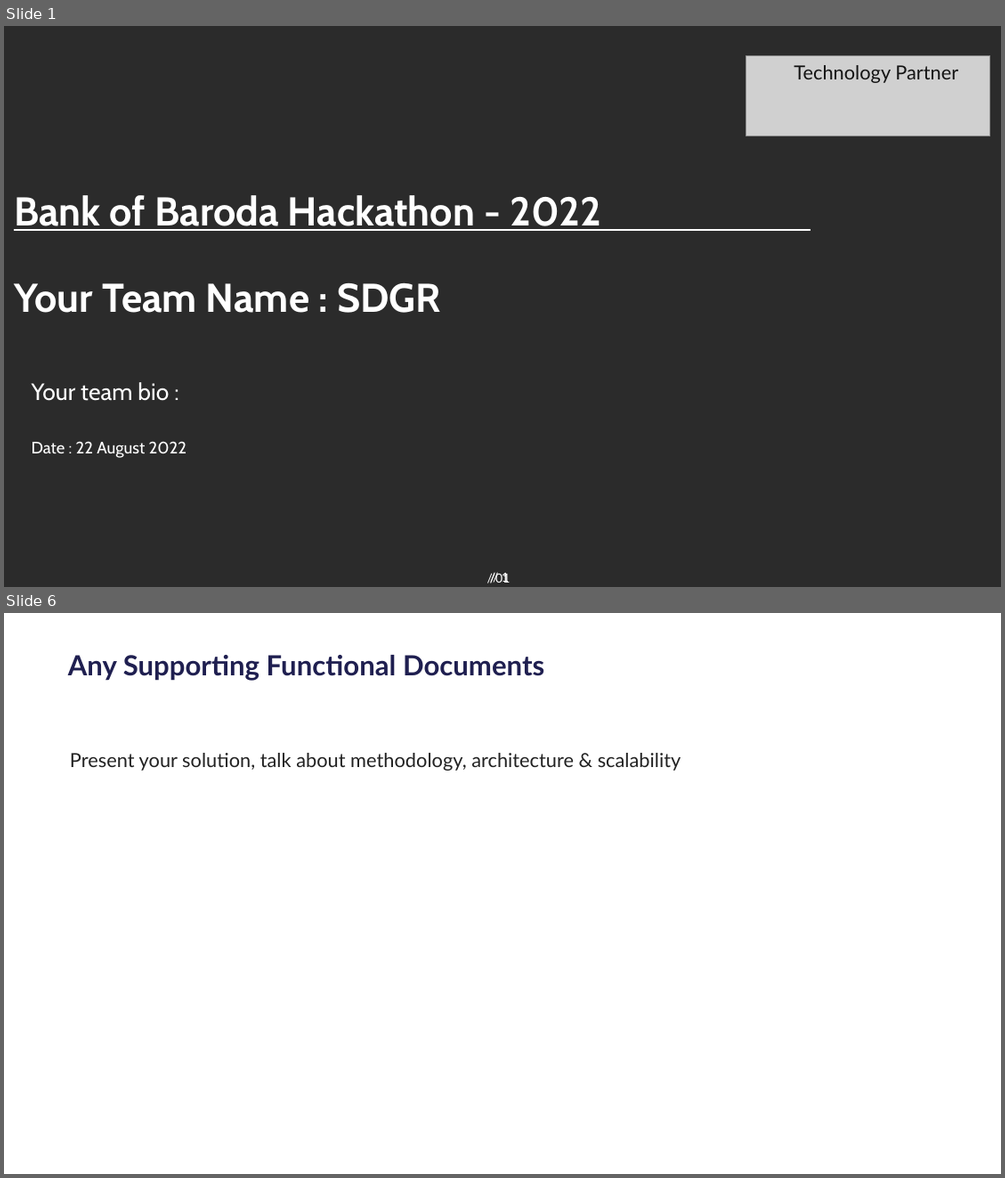
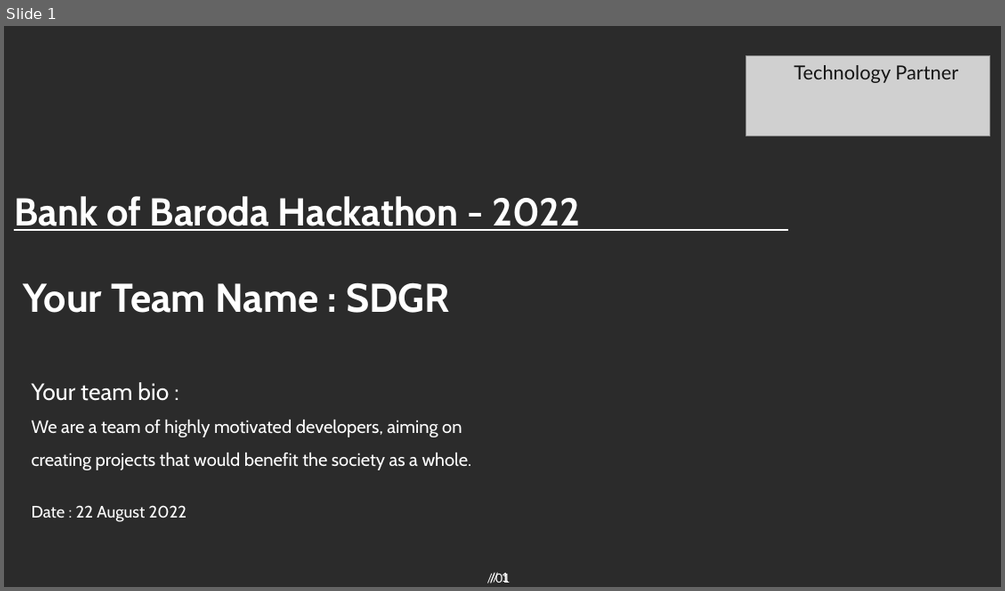
Before and after one commit to dikshabhambri/paycheck, a slide deck: idea/BOB_template.pptx. Shown one above the other, each under a label of ours: slides 1 and 6 before the commit, slide 1 after it; the slides between them are not shown. The pictures are 1005x1178 and 1005x591 pixels, drawn with LibreOffice and Linux fonts; fonts in the diff are those of the drawing; grey boxes stand for pictures; background and template pictures are left out; a plain dark background stands for a picture behind light text. Boxes give left, top, right and bottom in pixels: in the first picture for what was removed or moved away, otherwise in the second. Text is boxed around its words. In the diff, an @@ line names an element or a change of style, - is before the commit and + after.

```diff
--- a/idea/BOB_template.pptx
+++ b/idea/BOB_template.pptx
@@ slide 6 removed at (x1=4, y1=613, x2=1001, y2=1174), background #FFFFFF; not listed: 2 template elements that a slide beside it also shows @@
@@ title removed at (x1=68, y1=655, x2=544, y2=681) @@
-Any Supporting Functional Documents
@@ text removed at (x1=70, y1=753, x2=680, y2=771) @@
-Present your solution, talk about methodology, architecture & scalability
@@ slide 1 changed as well @@
@@ title "Bank of Baroda Hackathon - ..." at (x1=14, y1=196, x2=581, y2=231): size 29 to 28 pt @@
@@ text "Your Team Name : SDGR" moved from (x1=14, y1=283, x2=441, y2=313) to (x1=23, y1=283, x2=450, y2=313) @@
@@ text at (x1=32, y1=419, x2=472, y2=470): paragraph added @@
+We are a team of highly motivated developers, aiming on creating projects that would benefit the society as a whole.
```
Also in this commit, not shown: 1 other slide changed, 8 slides added, 6 other slides removed, 1 other file.
